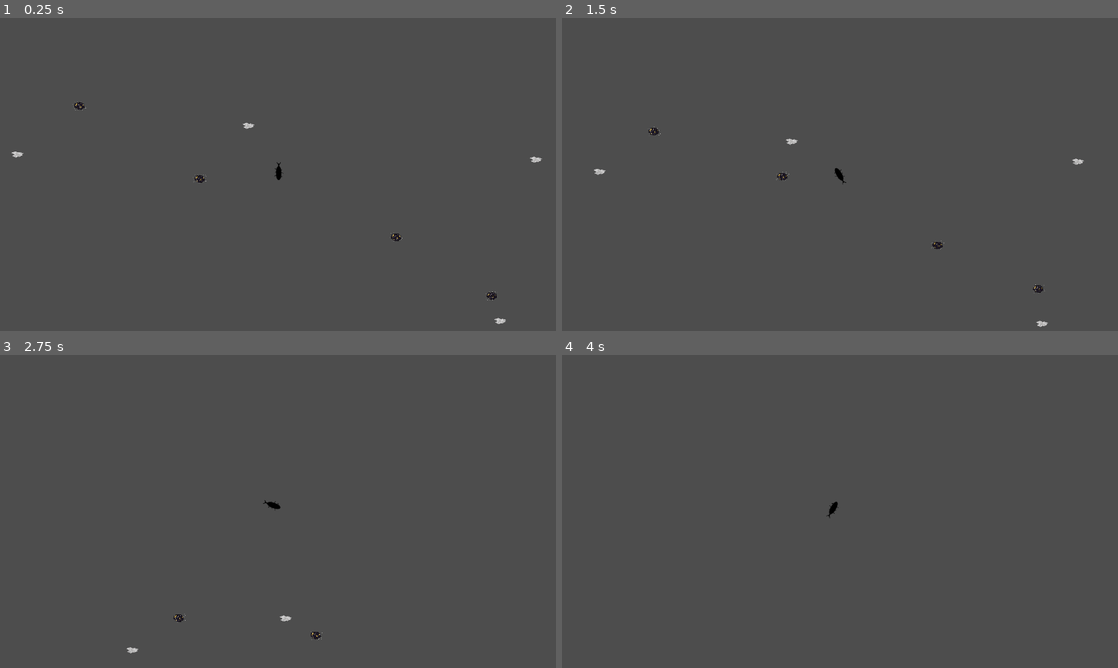
Above: before the commit, frames 1-4 (two rows, left to right).
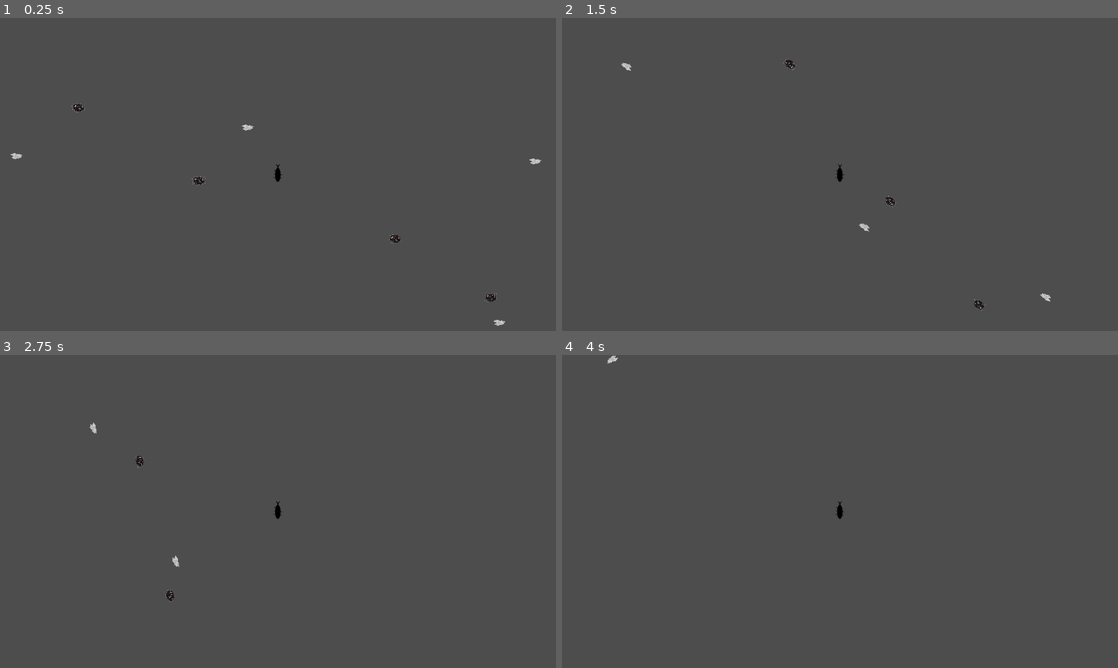
Above: after the commit, the same moments.

Repository: CarterHorton/starrrboard-HO
Game: Godot game, scene res://scenes/game.tscn
Same seed, same stepped clock (60 frames per second), same inputs: the game is played once before the commit and once after it.
Inputs:
- Up to frame 1 (0.25 s): no input
- Up to frame 2 (1.5 s): hold Right (rotate_right) 0.53-1.28 s; hold Down (move_backward) from 1.28 s (still down)
- Up to frame 3 (2.75 s): release Down (move_backward) at 2.03 s; hold Right (rotate_right) from 2.03 s (still down)
- Up to frame 4 (4 s): release Right (rotate_right) at 2.78 s; hold Up (move_forward) 2.78-3.53 s; hold Left (rotate_left) from 3.53 s (still down)

The runs differ from the first frame. In frame 1, 0.3% of the frame differs, in the area x 1-98%, y 26-99%; in frame 2, 0.5%, in the area x 5-94%, y 13-99%; in frame 3, 0.3%; in frame 4, 0.1%.

Commit message:
added camera rotation

Diff:
--- a/starrrboard,-ho!/scenes/camera.tscn
+++ /dev/null
@@ -1,3 +0,0 @@
-[gd_scene load_steps=0 format=3 uid="uid://di0atnat0n2c"]
-
-[node name="Camera2D" type="Camera2D"]
--- a/starrrboard,-ho!/scenes/game.tscn
+++ b/starrrboard,-ho!/scenes/game.tscn
@@ -1,7 +1,6 @@
-[gd_scene load_steps=6 format=3 uid="uid://cpf66xjmf73s2"]
+[gd_scene load_steps=5 format=3 uid="uid://cpf66xjmf73s2"]
 
 [ext_resource type="PackedScene" uid="uid://cs04s23q5dicv" path="res://scenes/player.tscn" id="1_uwrxv"]
-[ext_resource type="PackedScene" uid="uid://di0atnat0n2c" path="res://scenes/camera.tscn" id="2_yqjtg"]
 [ext_resource type="PackedScene" uid="uid://cpq10lsr3g175" path="res://scenes/Scraps.tscn" id="3_lnu2h"]
 [ext_resource type="Texture2D" uid="uid://6whstg5q2f0v" path="res://assets/ScrapTexture1.png" id="4_iywne"]
 [ext_resource type="Texture2D" uid="uid://3mklcukacxy8" path="res://assets/ScrapTexture2.png" id="5_p57ef"]
@@ -10,11 +9,6 @@
 position = Vector2(642, 356)
 
 [node name="player" parent="." instance=ExtResource("1_uwrxv")]
-
-[node name="camera" parent="player" instance=ExtResource("2_yqjtg")]
-position = Vector2(-2, 4)
-position_smoothing_enabled = true
-position_smoothing_speed = 15.0
 
 [node name="Scraps" type="Node2D" parent="."]
 
--- a/starrrboard,-ho!/scenes/player.tscn
+++ b/starrrboard,-ho!/scenes/player.tscn
@@ -18,3 +18,6 @@
 position = Vector2(0, 0.99999905)
 scale = Vector2(0.8, 0.8)
 shape = SubResource("CapsuleShape2D_g2els")
+
+[node name="Camera2D" type="Camera2D" parent="."]
+ignore_rotation = false
--- a/starrrboard,-ho!/scripts/player.gd
+++ b/starrrboard,-ho!/scripts/player.gd
@@ -3,6 +3,7 @@
 @export var acceleration := 10
 @export var max_speed := 350
 @export var rotation_speed :=200
+@onready var camera_2d: Camera2D = $Camera2D
 
 func _physics_process(delta: float) -> void:
 
